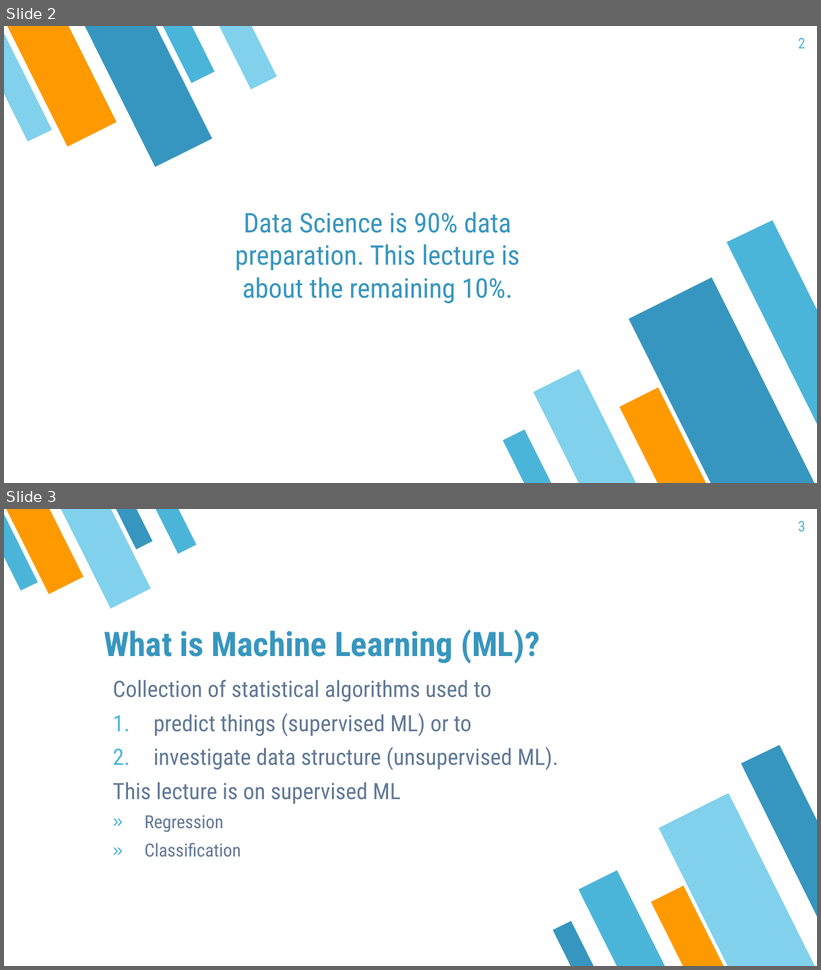
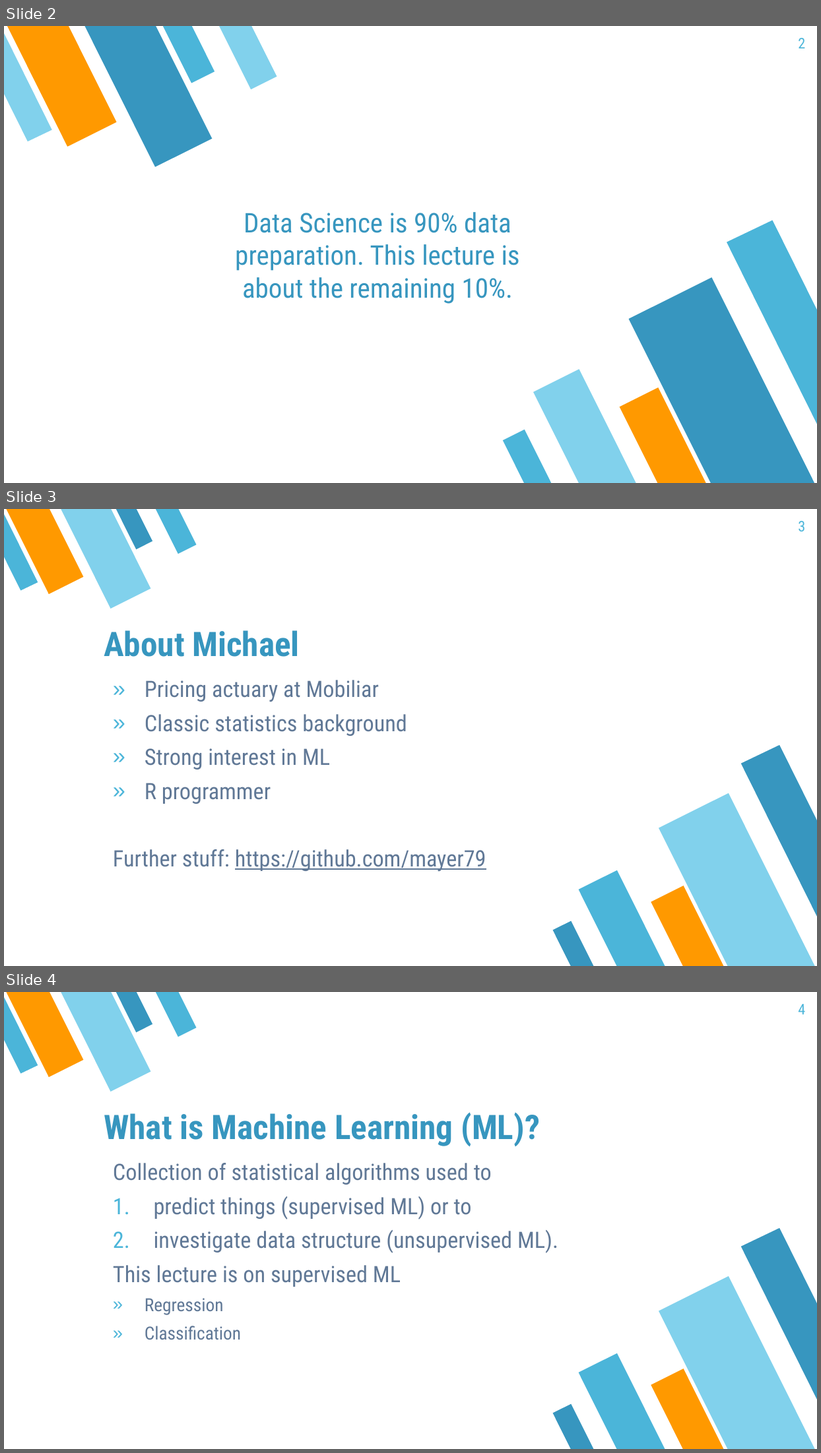
Before and after one commit to mayer79/ml_lecture, a slide deck: slides/ML_Lecture.pptx. Shown one above the other, each under a label of ours: slides 2 and 3 before the commit, slides 2, 3 and 4 after it. The pictures are 821x970 and 821x1453 pixels, drawn with LibreOffice and Linux fonts; fonts in the diff are those of the drawing. Boxes give left, top, right and bottom in pixels: in the first picture for what was removed or moved away, otherwise in the second. Text is boxed around its words. In the diff, an @@ line names an element or a change of style, - is before the commit and + after.

Commit message:
added "about" slide

```diff
--- a/slides/ML_Lecture.pptx
+++ b/slides/ML_Lecture.pptx
@@ slide 3 added at [4,509,817,966], background #FFFFFF; not listed: 10 template elements that a slide beside it also shows @@
@@ page number added at [798,521,805,531], 13 pt, text #4BB5D9 @@
+3
@@ title added at [104,630,300,657], 30 pt, text #3796BF, bold @@
+About Michael
@@ text added at [113,680,486,871], 20 pt, text #607896 @@
+» Pricing actuary at Mobiliar
+» Classic statistics background
+» Strong interest in ML
+» R programmer
+Further stuff: https://github.com/mayer79
@@ what was slide 3 is now slide 4 @@
@@ page number at [798,1004,805,1014]: text changed @@
-3
+4
```
